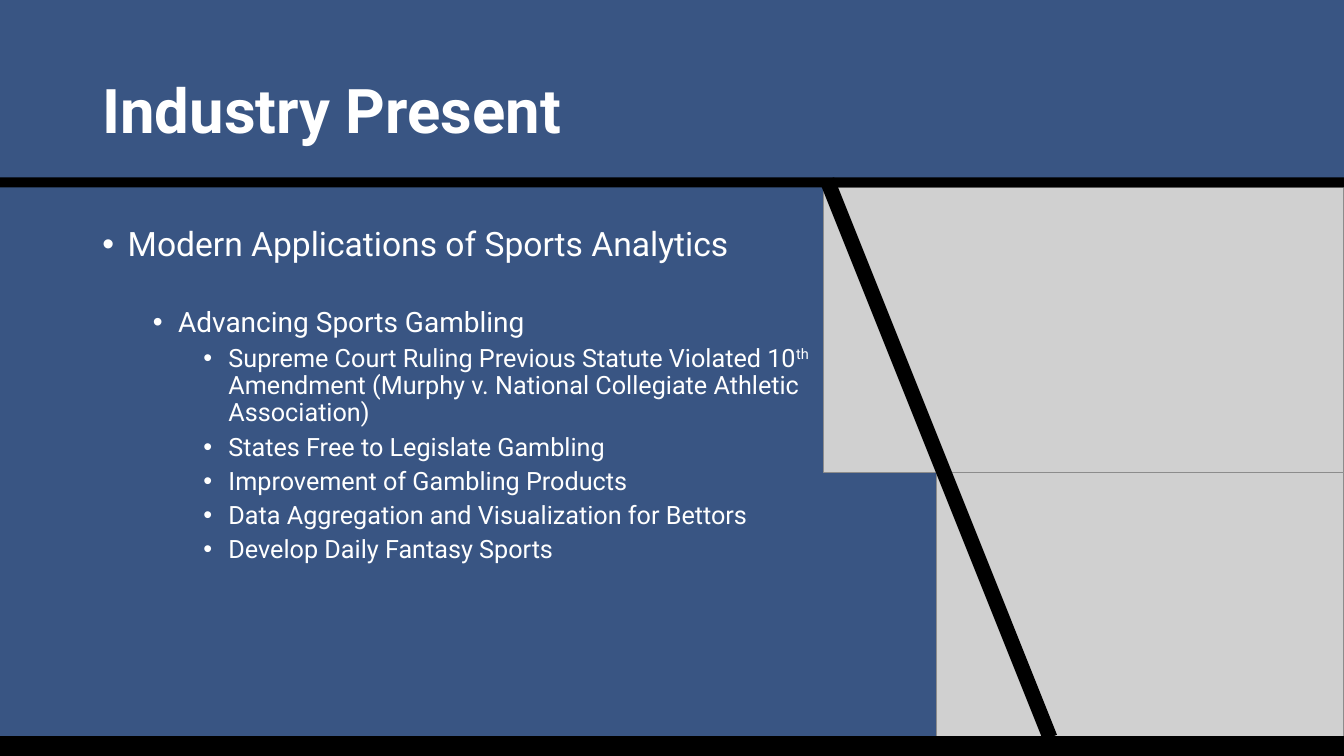
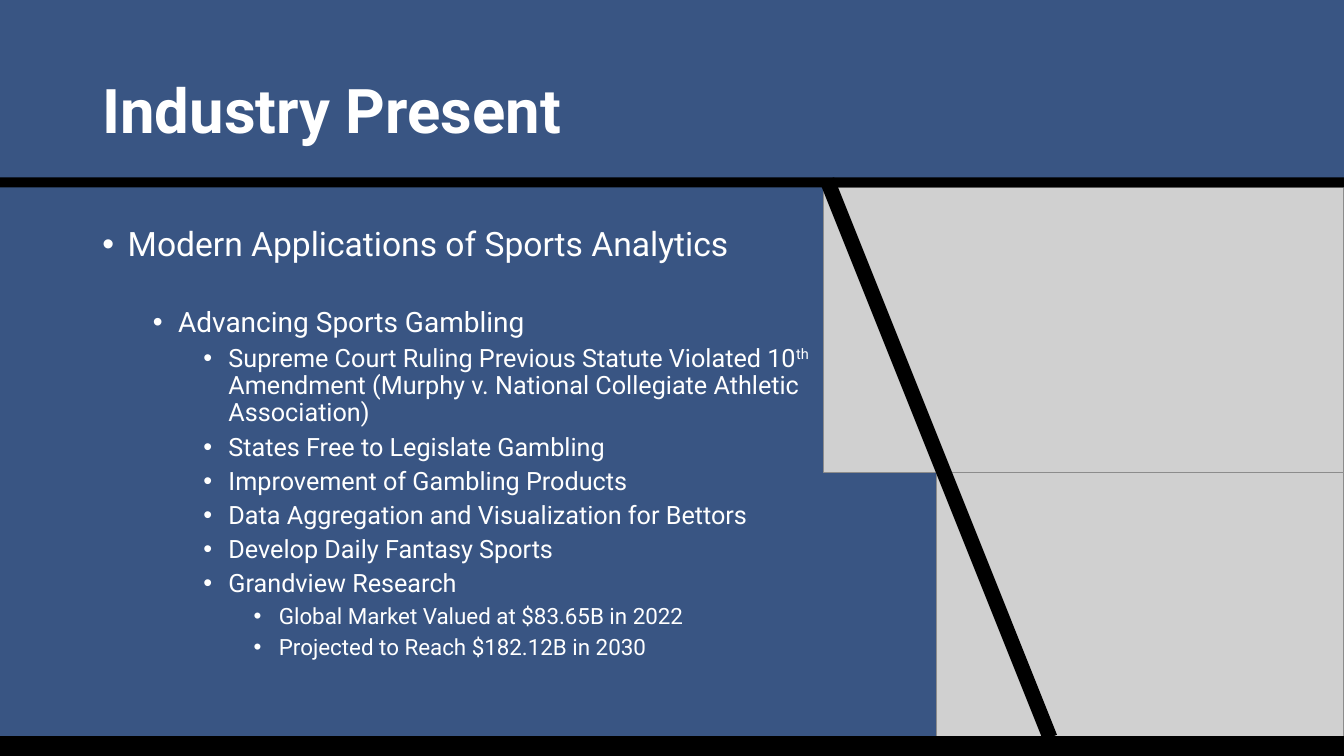
Before and after one commit to SuperMarioGiacomazzo/STOR538_WEBSITE, a slide deck: slide 15 of Slides/Sports Analytics 3/Sports_Analytics_3_Lecture.pptx. Drawn at 1344x756 pixels with LibreOffice and Linux fonts; fonts in the diff are those of the drawing; grey boxes stand for pictures. Boxes give left, top, right and bottom in pixels: in the first picture for what was removed or moved away, otherwise in the second. Text is boxed around its words. In the diff, an @@ line names an element or a change of style, - is before the commit and + after.

```diff
--- a/Slides/Sports Analytics 3/Sports_Analytics_3_Lecture.pptx
+++ b/Slides/Sports Analytics 3/Sports_Analytics_3_Lecture.pptx
@@ text at [228,573,683,660]: paragraphs added @@
+    • Grandview Research
+      • Global Market Valued at $83.65B in 2022
+      • Projected to Reach $182.12B in 2030
```
Also in this commit, not shown: 5 other slides changed, 3 other files.
